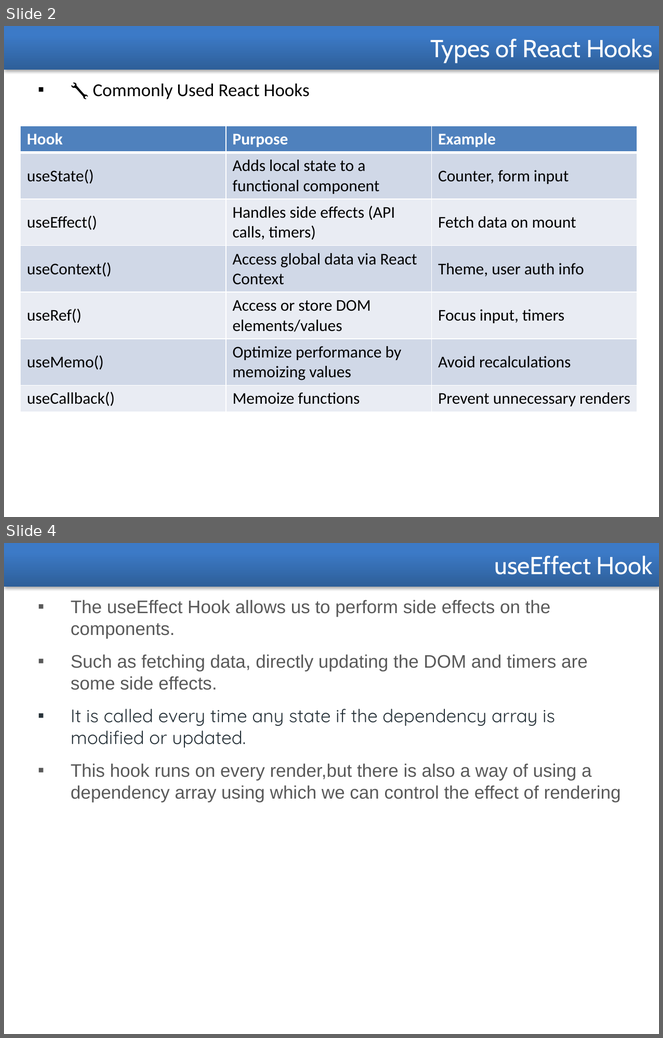
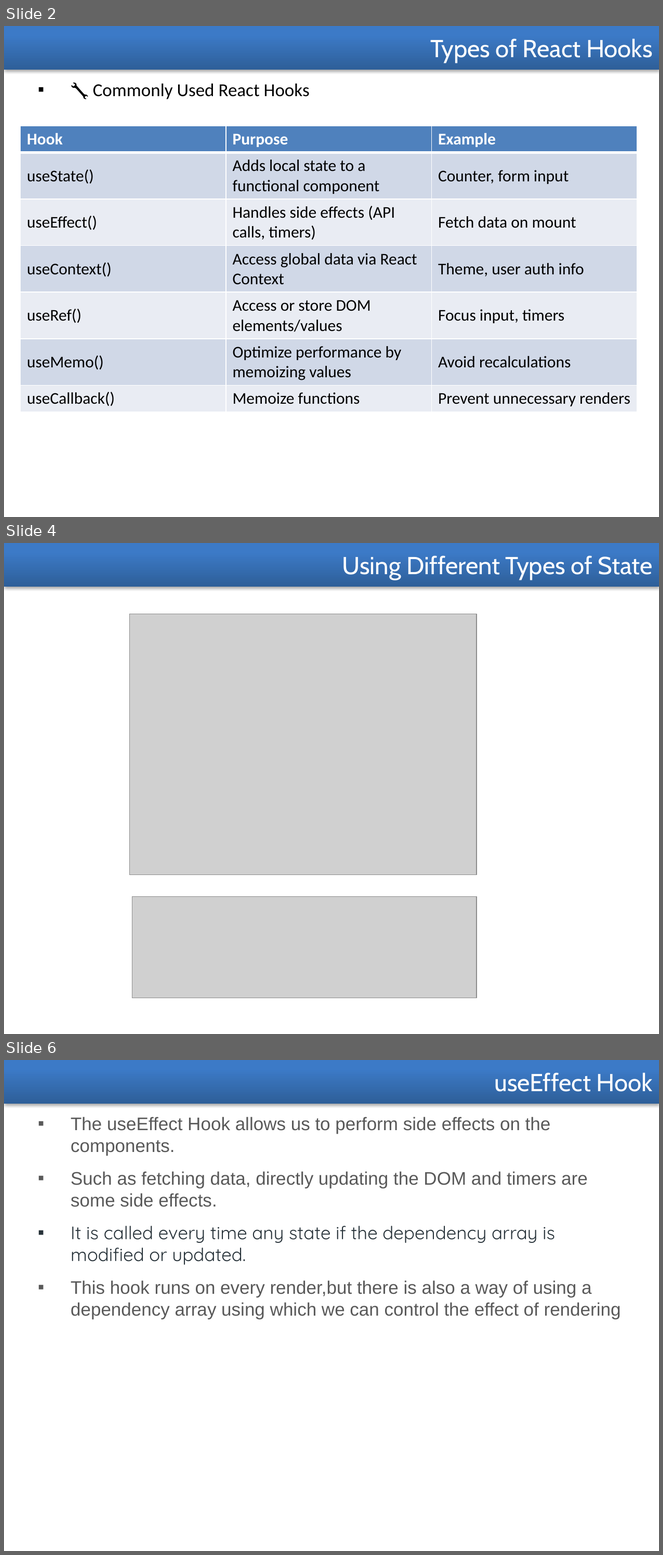
Before and after one commit to santuparsi/React, a slide deck: React-PPT/React-Hooks.pptx. Shown one above the other, each under a label of ours: slides 2 and 4 before the commit, slides 2, 4 and 6 after it; the slides between them are not shown. The pictures are 663x1038 and 663x1555 pixels, drawn with LibreOffice and Linux fonts; fonts in the diff are those of the drawing; grey boxes stand for pictures. Boxes give left, top, right and bottom in pixels: in the first picture for what was removed or moved away, otherwise in the second. Text is boxed around its words. In the diff, an @@ line names an element or a change of style, - is before the commit and + after.

```diff
--- a/React-PPT/React-Hooks.pptx
+++ b/React-PPT/React-Hooks.pptx
@@ slide 4 added at [4,543,659,1034], background #FFFFFF @@
@@ rectangle added at [4,543,659,587], fill gradient #2F5F99 to #3D7CC7 to #3A7CCB, 27 pt, text #FFFFFF @@
+Using Different Types of State
@@ picture added at [130,614,477,875] @@
@@ picture added at [132,897,477,999] @@
@@ what was slide 4 is now slide 6 @@
```
Also in this commit, not shown: 1 slide changed, 1 other slide added, 4 other files.
